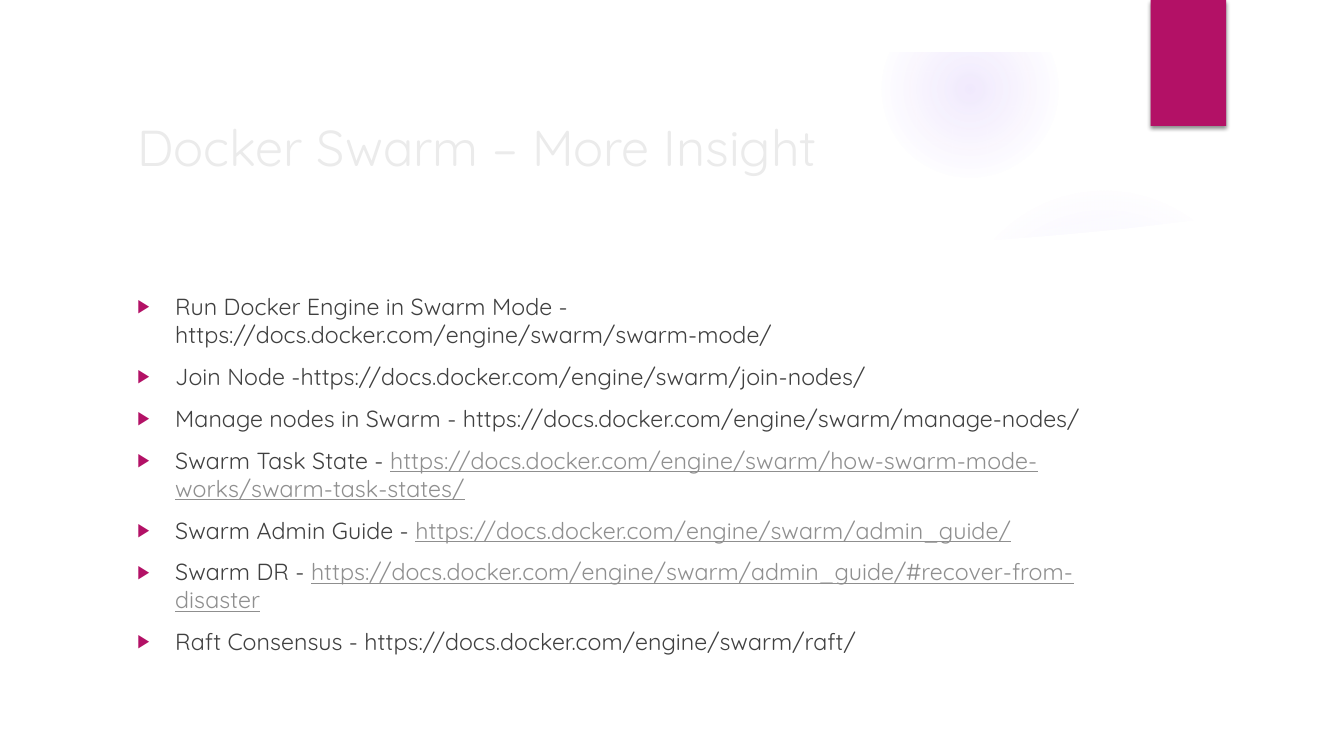
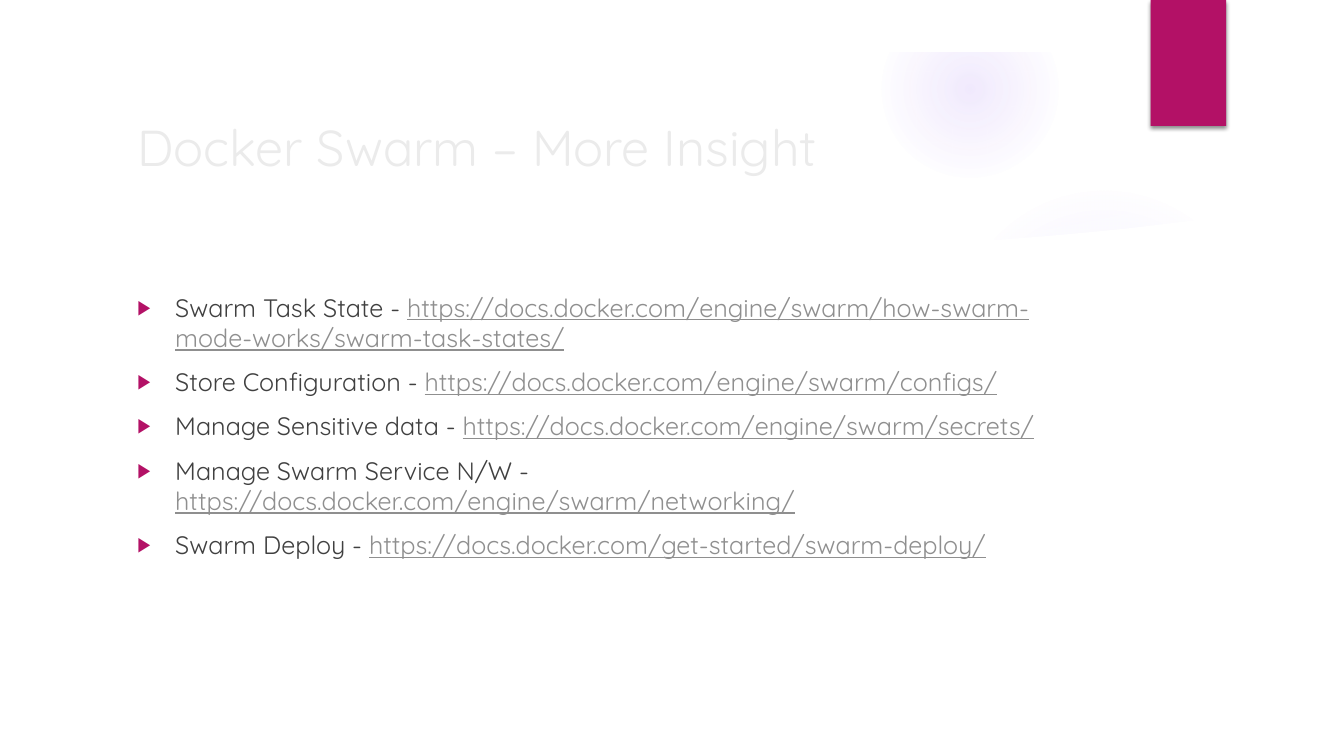
Before and after one commit to deepkumartraining/docker-k8s-April23, a slide deck: slide 3 of Day20/DockerAndKubernetes_Training-Day20.pptx. Drawn at 1344x756 pixels with LibreOffice and Linux fonts; fonts in the diff are those of the drawing; background and template pictures are left out. Boxes give left, top, right and bottom in pixels: in the first picture for what was removed or moved away, otherwise in the second. Text is boxed around its words. In the diff, an @@ line names an element or a change of style, - is before the commit and + after.

```diff
--- a/Day20/DockerAndKubernetes_Training-Day20.pptx
+++ b/Day20/DockerAndKubernetes_Training-Day20.pptx
@@ text at (175, 298, 1080, 432): paragraphs removed @@
-▶ Run Docker Engine in Swarm Mode - https://docs.docker.com/engine/swarm/swarm-mode/
-▶ Join Node -https://docs.docker.com/engine/swarm/join-nodes/
-▶ Manage nodes in Swarm - https://docs.docker.com/engine/swarm/manage-nodes/
@@ text at (175, 297, 1029, 351): size 16.6 to 18 pt in "Swarm Task State - https://docs.docker.com/engine/swarm/how- ..." @@
@@ text at (175, 371, 1034, 559): text changed; size 16.6 to 18 pt @@
-▶ Swarm Admin Guide - https://docs.docker.com/engine/swarm/admin_guide/
-▶ Swarm DR - https://docs.docker.com/engine/swarm/admin_guide/#recover-from-disaster
-▶ Raft Consensus - https://docs.docker.com/engine/swarm/raft/
+▶ Store Configuration - https://docs.docker.com/engine/swarm/configs/
+▶ Manage Sensitive data - https://docs.docker.com/engine/swarm/secrets/
+▶ Manage Swarm Service N/W - https://docs.docker.com/engine/swarm/networking/
+▶ Swarm Deploy - https://docs.docker.com/get-started/swarm-deploy/
```
Also in this commit, not shown: 3 other slides changed, 1 other file.
